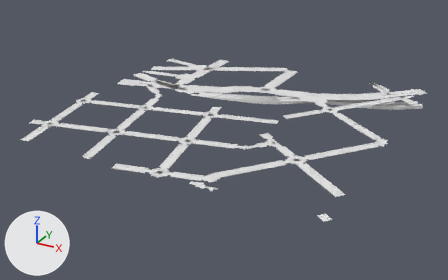
The glTF model game/assets/city/roads/roads_-1_0.gltf: old version first, new version second.
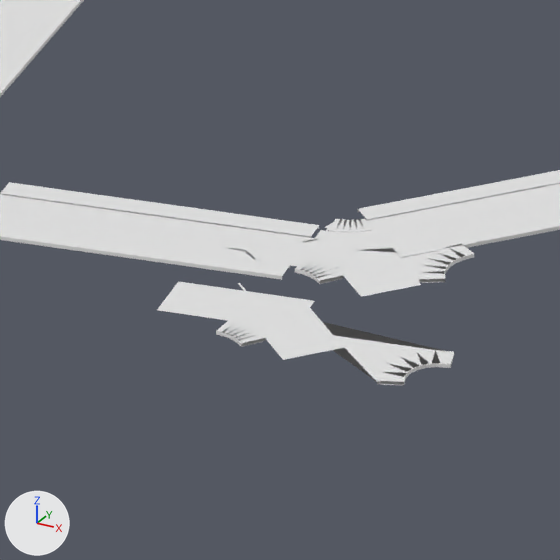
The first picture shows the older version from a camera (50 mm lens) standing at (193.0, -1100.0, 367.0) and looking at (-260.0, -276.0, -44.0). The close-ups show the older and then the newer version on the part from 39% to 51% of the width and 55% to 74% of the height of that picture. Only the edits that show in the close-ups are written down. Lighting does not change. The marker at lower left points along +X, +Y and +Z. Materials are left out; every surface is plain grey. Objects named as collision shapes, trigger or cutter boxes, shadow casters or lower levels of detail are left out. Vertices at exactly the same position are counted once.

In view in the first close-up: 'roads_-1_0_Road_Tactile_Strip', 'roads_-1_0_SH_kerb', 'roads_-1_0_SH_road_marking_white', 'roads_-1_0_SH_road_marking_yellow', 'roads_-1_0_SH_sidewalk', 'roads_-1_0_SH_wet_asphalt'.
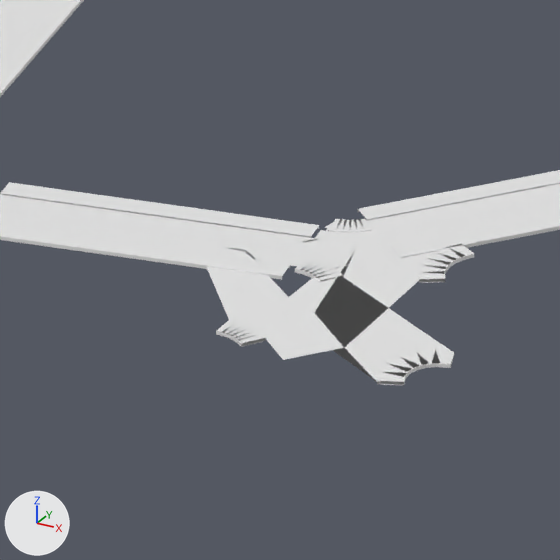
What changed in the scene script:
```text
Change me_roads__1_0_sh_wet_asphalt:
    used by ob_roads__1_0_sh_wet_asphalt; location = (0.0, 0.0, 0.0)
    remove me_roads__1_0_sh_wet_asphalt.from_pydata(...)  # 20070 vertices, 35984 faces; spans x -517.0..6.0, y -516.0..8.0, z -18.0..0.0
    add me_roads__1_0_sh_wet_asphalt.from_pydata(...)  # 20082 vertices, 35994 faces; spans x -517.0..6.0, y -516.0..8.0, z -18.0..0.0
    me_roads__1_0_sh_wet_asphalt part 1: 27 vertices moved from x -185.0..-151.0, y -508.0..-475.0, z 0.0 to x -188.0..-152.0, y -503.0..-472.0, z 0.0; 5 vertices removed from x -170.0..-158.0, y -492.0..-475.0, z 0.0; 7 vertices added at x -169.0..-158.0, y -512.0..-470.0, z 0.0
    other edits to the shape of me_roads__1_0_sh_wet_asphalt do not show in these pictures
```

Boxes (x1, y1, x2, y2) around the edits, measured in the close-ups (560 x 560 px; the box of a moved part takes in the faces that stretch with it):
part 1 of me_roads__1_0_sh_wet_asphalt, moved or reshaped
    before: (157, 232, 445, 351)
    after: (207, 232, 451, 354)
